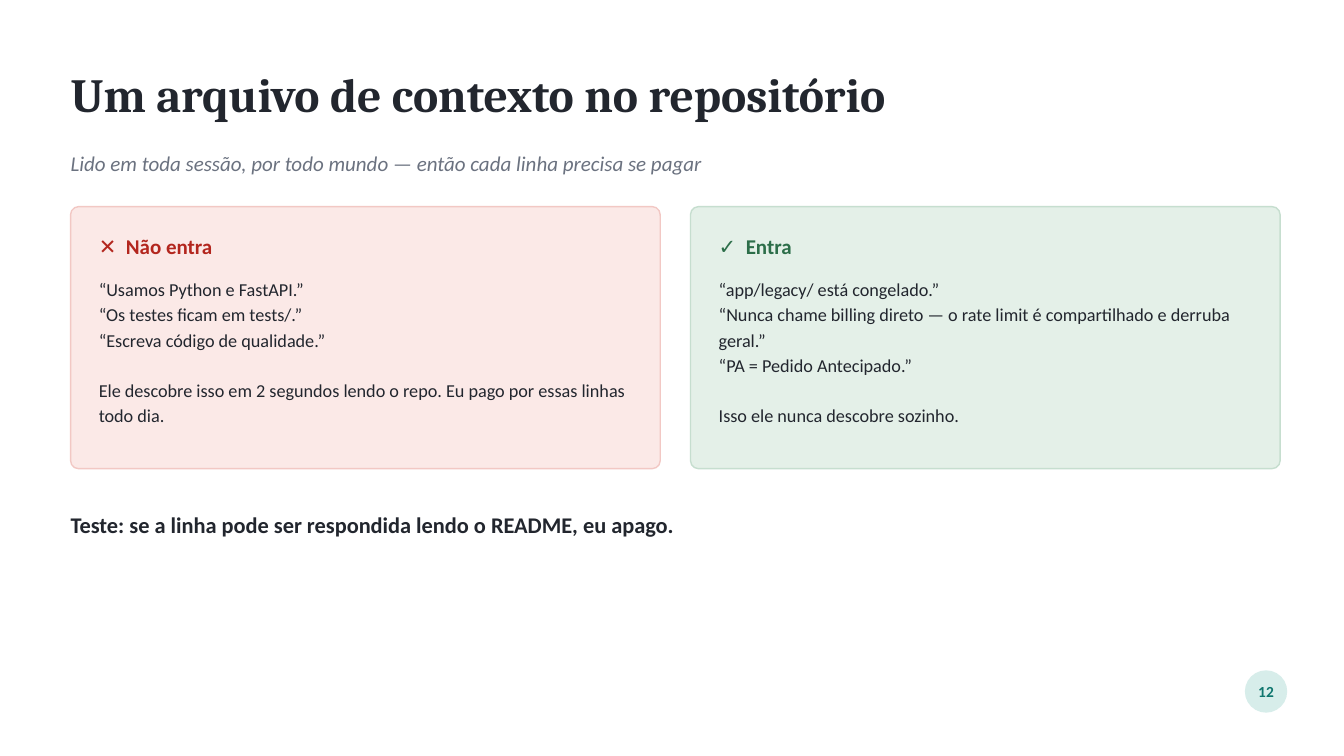
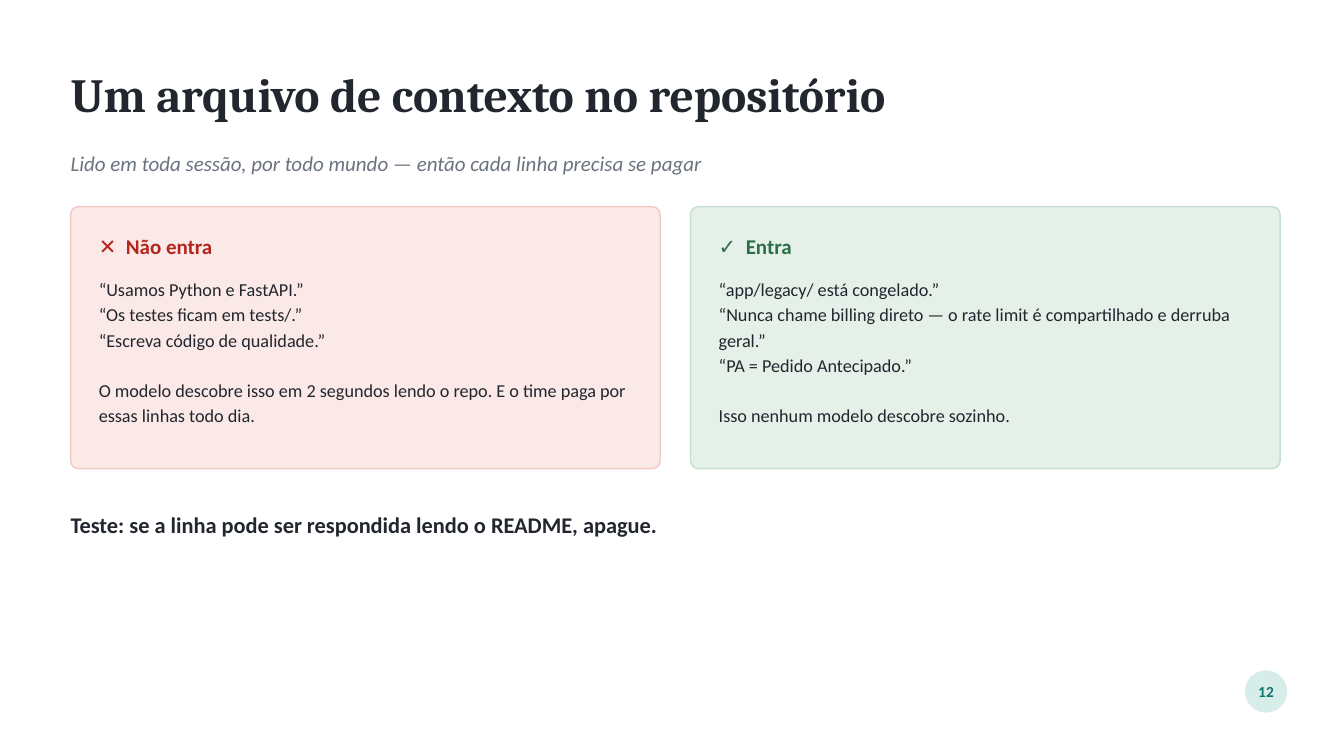
Before and after one commit to devdiasbr/boas-praticas-ia, a slide deck: slide 13 of apresentacao/como-eu-uso-ia.pptx. Drawn at 1344x756 pixels with LibreOffice and Linux fonts; fonts in the diff are those of the drawing. Boxes give left, top, right and bottom in pixels: in the first picture for what was removed or moved away, otherwise in the second. Text is boxed around its words. In the diff, an @@ line names an element or a change of style, - is before the commit and + after.

```diff
--- a/apresentacao/como-eu-uso-ia.pptx
+++ b/apresentacao/como-eu-uso-ia.pptx
@@ text at (99, 384, 625, 422): text changed @@
-Ele descobre isso em 2 segundos lendo o repo. Eu pago por essas linhas todo dia.
+O modelo descobre isso em 2 segundos lendo o repo. E o time paga por essas linhas todo dia.
@@ text at (719, 409, 1010, 422): text changed @@
-Isso ele nunca descobre sozinho.
+Isso nenhum modelo descobre sozinho.
@@ text at (71, 517, 657, 537): text changed @@
-Teste: se a linha pode ser respondida lendo o README, eu apago.
+Teste: se a linha pode ser respondida lendo o README, apague.
```
Also in this commit, not shown: 21 other slides changed, 1 other file.
